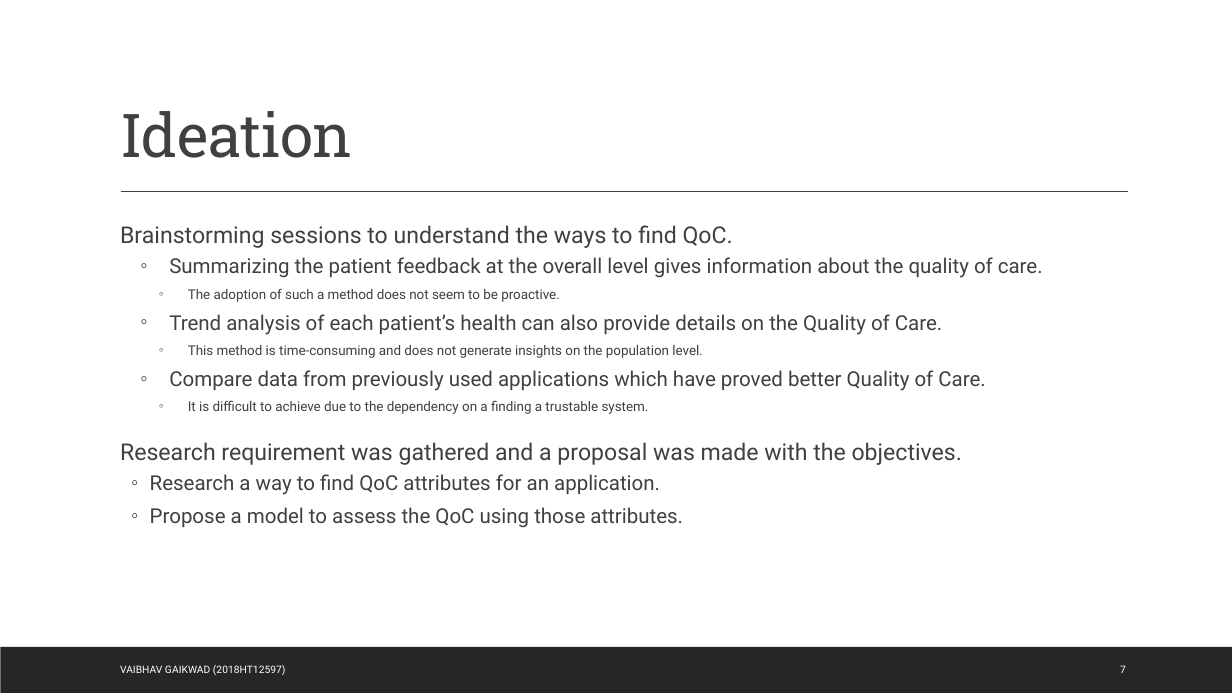
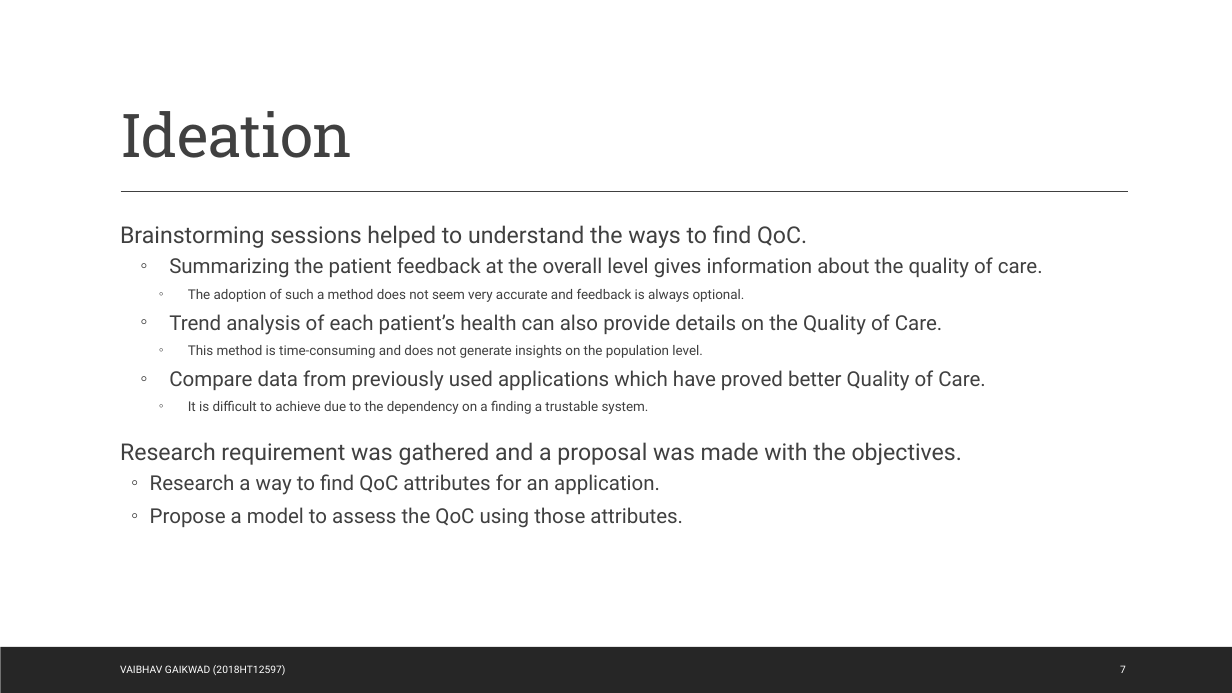
Before and after one commit to 767267/bits2018ht12597, a slide deck: slide 7 of docs/Quality of Care.pptx. Drawn at 1232x693 pixels with LibreOffice and Linux fonts; fonts in the diff are those of the drawing. Boxes give left, top, right and bottom in pixels: in the first picture for what was removed or moved away, otherwise in the second. Text is boxed around its words. In the diff, an @@ line names an element or a change of style, - is before the commit and + after.

```diff
--- a/docs/Quality of Care.pptx
+++ b/docs/Quality of Care.pptx
@@ text at [120,225,807,248]: text changed @@
-  Brainstorming sessions to understand the ways to find QoC.
+  Brainstorming sessions helped to understand the ways to find QoC.
@@ text at [188,289,745,302]: text changed @@
-    ◦ The adoption of such a method does not seem to be proactive.
+    ◦ The adoption of such a method does not seem very accurate and feedback is always optional.
```
Also in this commit, not shown: 7 other slides changed, 2 slides added, 1 other file.
